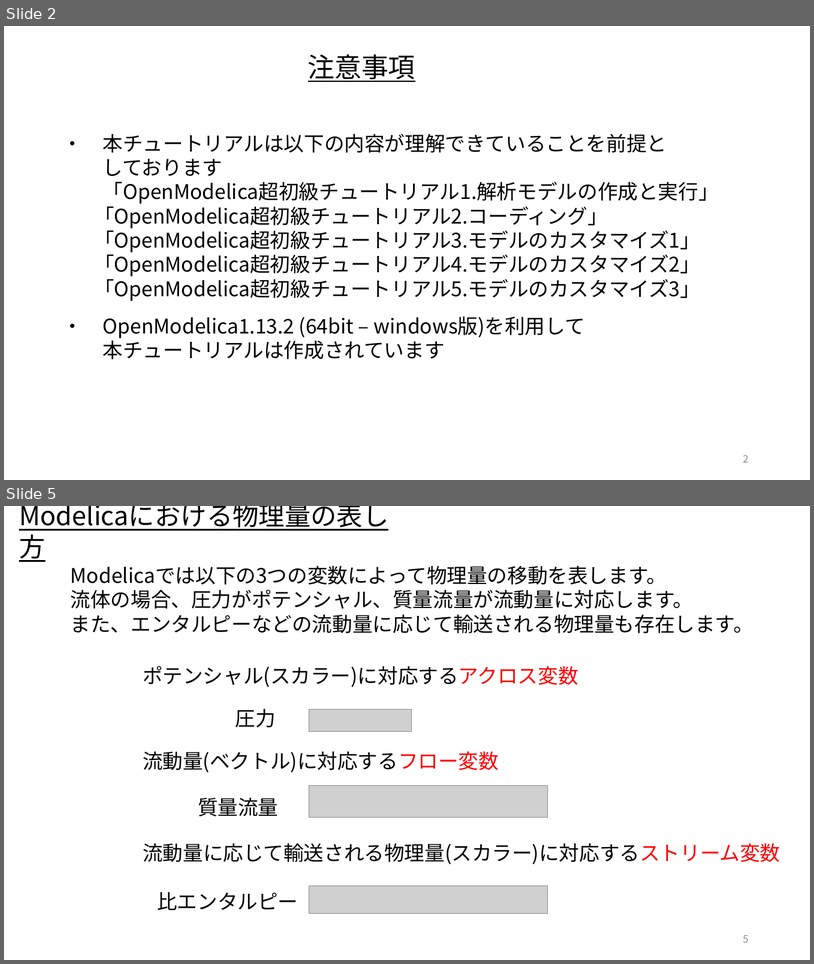
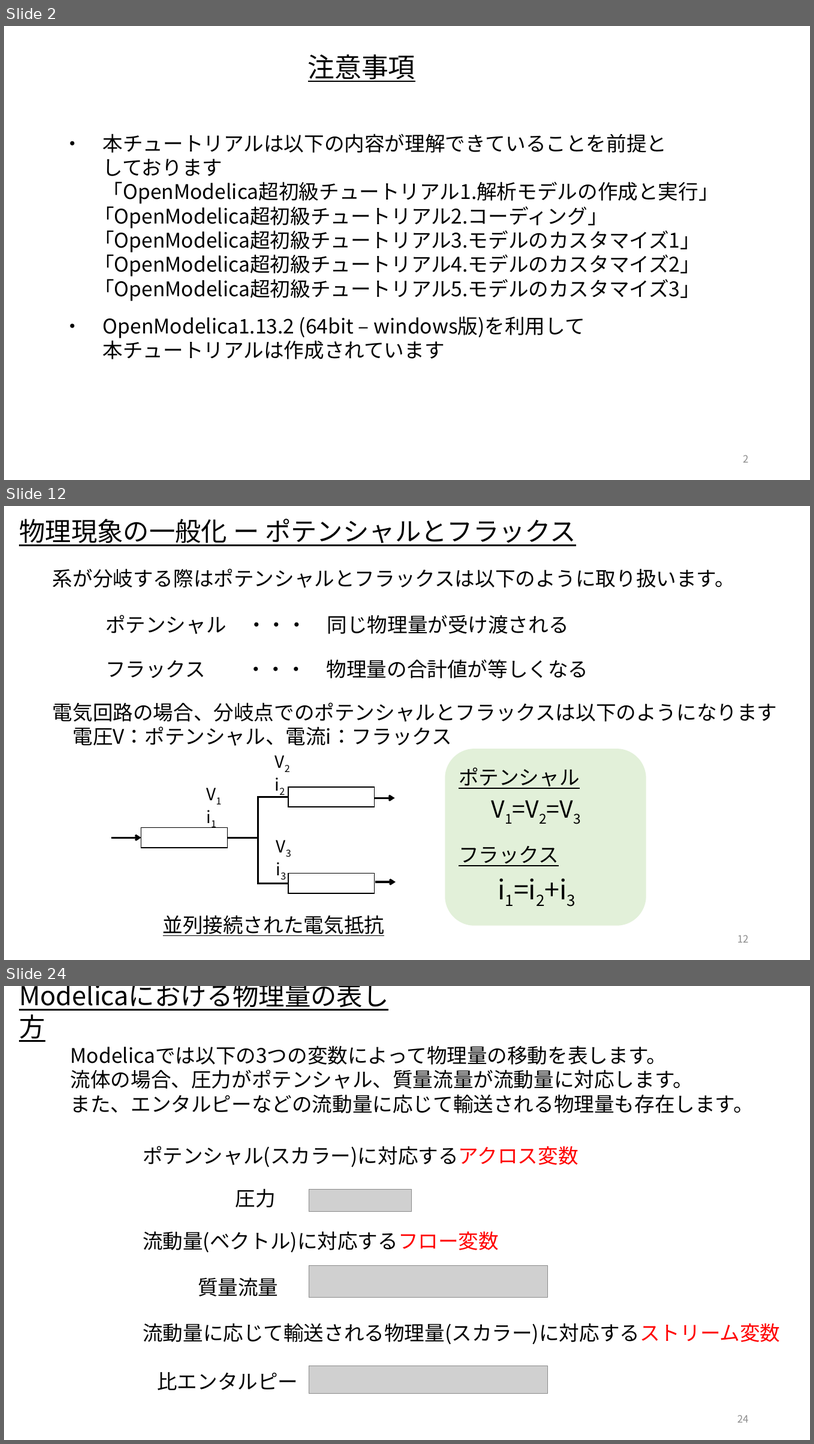
Before and after one commit to UedaShigenori/OpenModelica_Tutorials_Ja, a slide deck: Dev/7_PhysicsDomainModel/OpenModelica_Tutorials_7_PlantModel.pptx. Shown one above the other, each under a label of ours: slides 2 and 5 before the commit, slides 2, 12 and 24 after it; the slides between them are not shown. The pictures are 814x964 and 814x1444 pixels, drawn with LibreOffice and Linux fonts; fonts in the diff are those of the drawing; grey boxes stand for pictures. Boxes give left, top, right and bottom in pixels: in the first picture for what was removed or moved away, otherwise in the second. Text is boxed around its words. In the diff, an @@ line names an element or a change of style, - is before the commit and + after.

```diff
--- a/Dev/7_PhysicsDomainModel/OpenModelica_Tutorials_7_PlantModel.pptx
+++ b/Dev/7_PhysicsDomainModel/OpenModelica_Tutorials_7_PlantModel.pptx
@@ slide 12 added at (4,506,810,960), background #FFFFFF @@
@@ text added at (19,519,576,546), 31 pt, text #000000, underline @@
+物理現象の一般化 ー ポテンシャルとフラックス
@@ text added at (53,568,735,588), 24 pt, text #000000 @@
+系が分岐する際はポテンシャルとフラックスは以下のように取り扱います。
@@ text added at (105,615,569,634), 24 pt, text #000000 @@
+ポテンシャル ・・・ 同じ物理量が受け渡される
@@ text added at (105,659,589,678), 24 pt, text #000000 @@
+フラックス ・・・ 物理量の合計値が等しくなる
@@ text added at (53,702,778,745), 24 pt, text #000000 @@
+電気回路の場合、分岐点でのポテンシャルとフラックスは以下のようになります
+電圧V：ポテンシャル、電流i：フラックス
@@ text added at (269,748,299,795), 20 pt, text #000000 @@
+V2
+i2
@@ rounded rectangle added at (445,748,647,925), fill #E2F0D9 @@
@@ text added at (459,767,580,789), 24 pt, text #000000, underline @@
+ポテンシャル
@@ text added at (201,781,230,827), 20 pt, text #000000 @@
+V1
+i1
@@ text added at (486,792,605,826), 28 pt, text #000000 @@
+V1=V2=V3
@@ text added at (270,832,300,879), 20 pt, text #000000 @@
+V3
+i3
@@ text added at (459,846,559,866), 24 pt, text #000000, underline @@
+フラックス
@@ group added at (111,787,396,893): 3 rectangles, 3 arrows, 2 elbow lines @@
@@ text added at (467,870,607,908), 32 pt, text #000000 @@
+i1=i2+i3
@@ text added at (163,915,385,936), 24 pt, text #000000, underline @@
+並列接続された電気抵抗
@@ page number added at (738,934,749,942), 12 pt, text #8C8C8C @@
+12
@@ what was slide 5 is now slide 24 @@
@@ page number at (738,1414,749,1422): text changed @@
-5
+24
```
Also in this commit, not shown: 7 slides changed, 59 other slides added, 1 slide removed.
